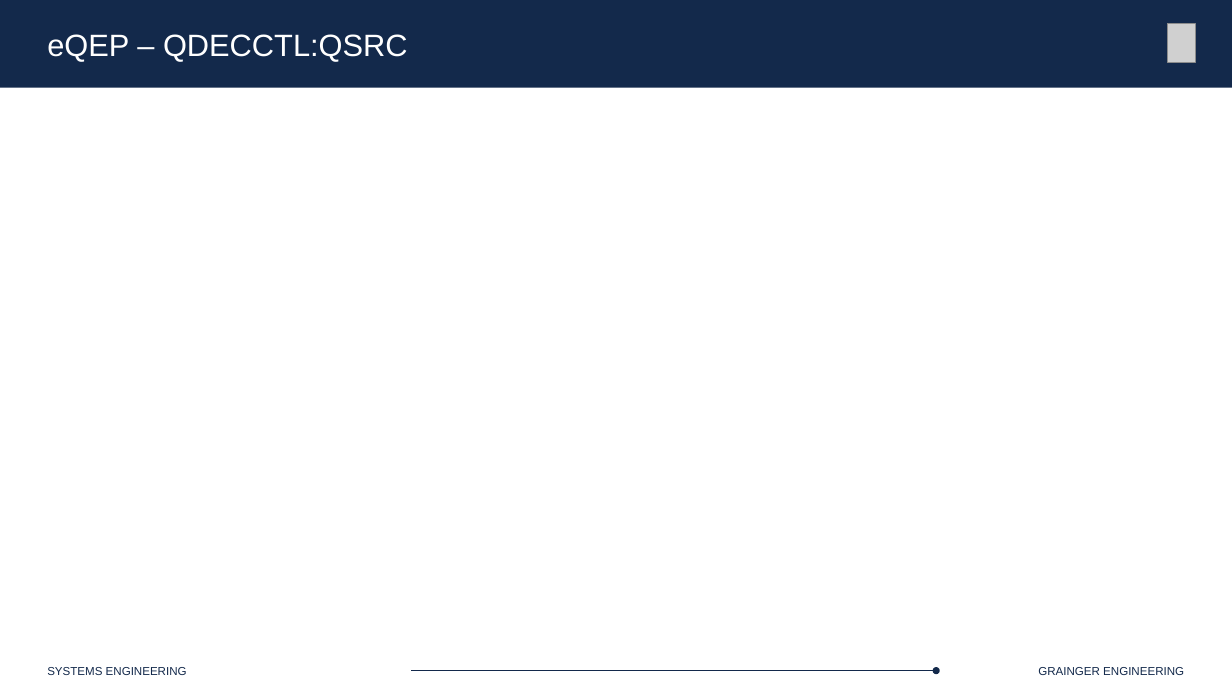
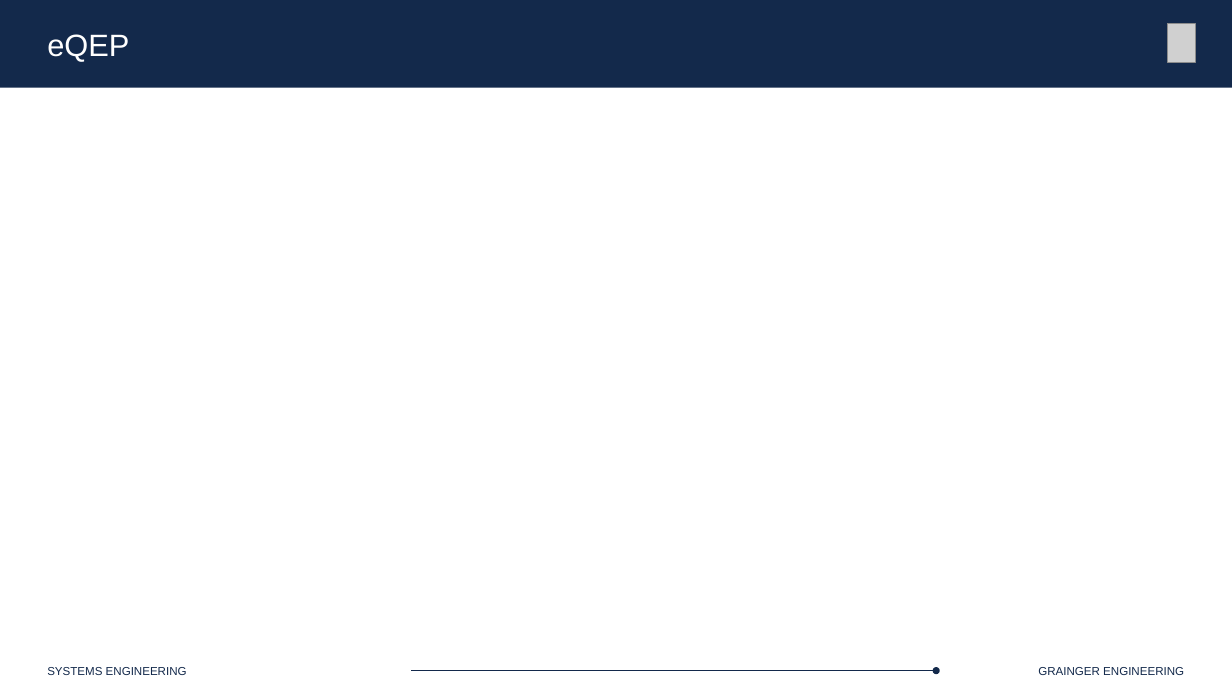
Before and after one commit to Marius-Juston/SE-423---Class-Material, a slide deck: slide 36 of Lectures/Slides/L6.pptx (slide 32 before the commit). Drawn at 1232x693 pixels with LibreOffice and Linux fonts; fonts in the diff are those of the drawing; grey boxes stand for pictures. Boxes give left, top, right and bottom in pixels: in the first picture for what was removed or moved away, otherwise in the second. Text is boxed around its words. In the diff, an @@ line names an element or a change of style, - is before the commit and + after.

```diff
--- a/Lectures/Slides/L6.pptx
+++ b/Lectures/Slides/L6.pptx
@@ text at (47, 34, 129, 61): text changed @@
-eQEP – QDECCTL:QSRC
+eQEP
```
Also in this commit, not shown: 9 other slides changed, 15 slides added, 1 other file.
